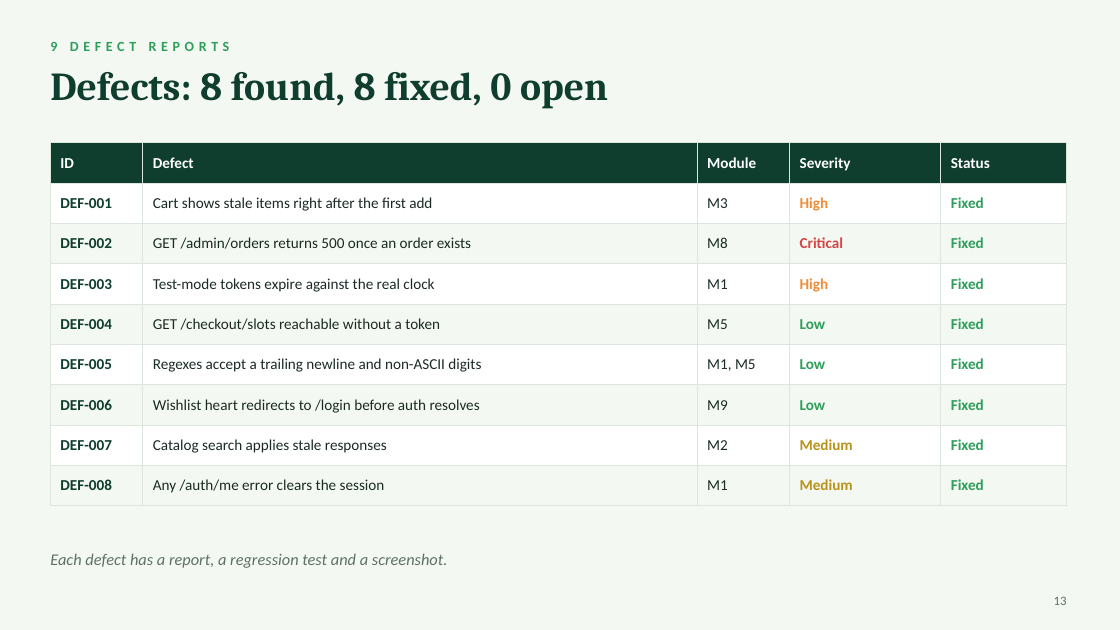
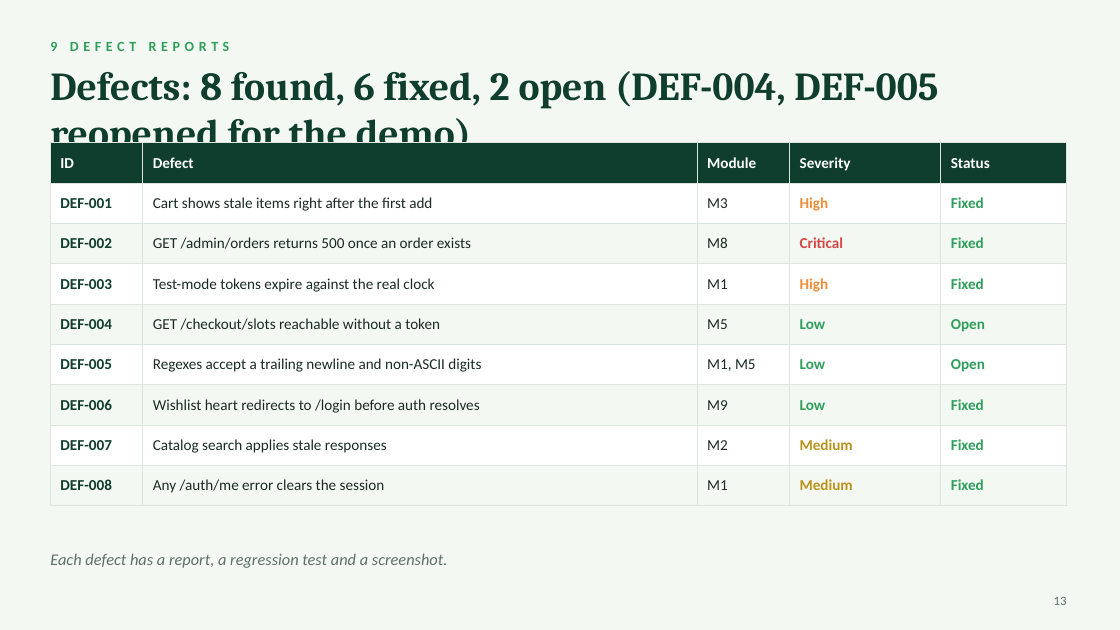
Before and after one commit to praarn/FreshCart-Software-Testing-Portfolio-7thSem, a slide deck: slide 13 of 12-final-test-report/FreshCart_Testing_Portfolio.pptx. Drawn at 1120x630 pixels with LibreOffice and Linux fonts; fonts in the diff are those of the drawing. Boxes give left, top, right and bottom in pixels: in the first picture for what was removed or moved away, otherwise in the second. Text is boxed around its words. In the diff, an @@ line names an element or a change of style, - is before the commit and + after.

Commit message:
docs: record the failing demo run in the reports, PDF, slides and evidence
Update the test summary report (md and PDF), execution log, metrics, conclusion, READMEs and the
15-slide deck to 127/136 unit and 23 failed Newman assertions with 2 open defects. Regenerate the
affected screenshots and charts, and make the consistency and evidence tools accept the open defects.

```diff
--- a/12-final-test-report/FreshCart_Testing_Portfolio.pptx
+++ b/12-final-test-report/FreshCart_Testing_Portfolio.pptx
@@ text at (50, 71, 938, 157): text changed @@
-Defects: 8 found, 8 fixed, 0 open
+Defects: 8 found, 6 fixed, 2 open (DEF-004, DEF-005 reopened for the demo)
@@ table at (50, 143, 1067, 497) @@
-row 5, column 5: Fixed
+row 5, column 5: Open
-row 6, column 5: Fixed
+row 6, column 5: Open
```
Also in this commit, not shown: 3 other slides changed, 24 other files.
